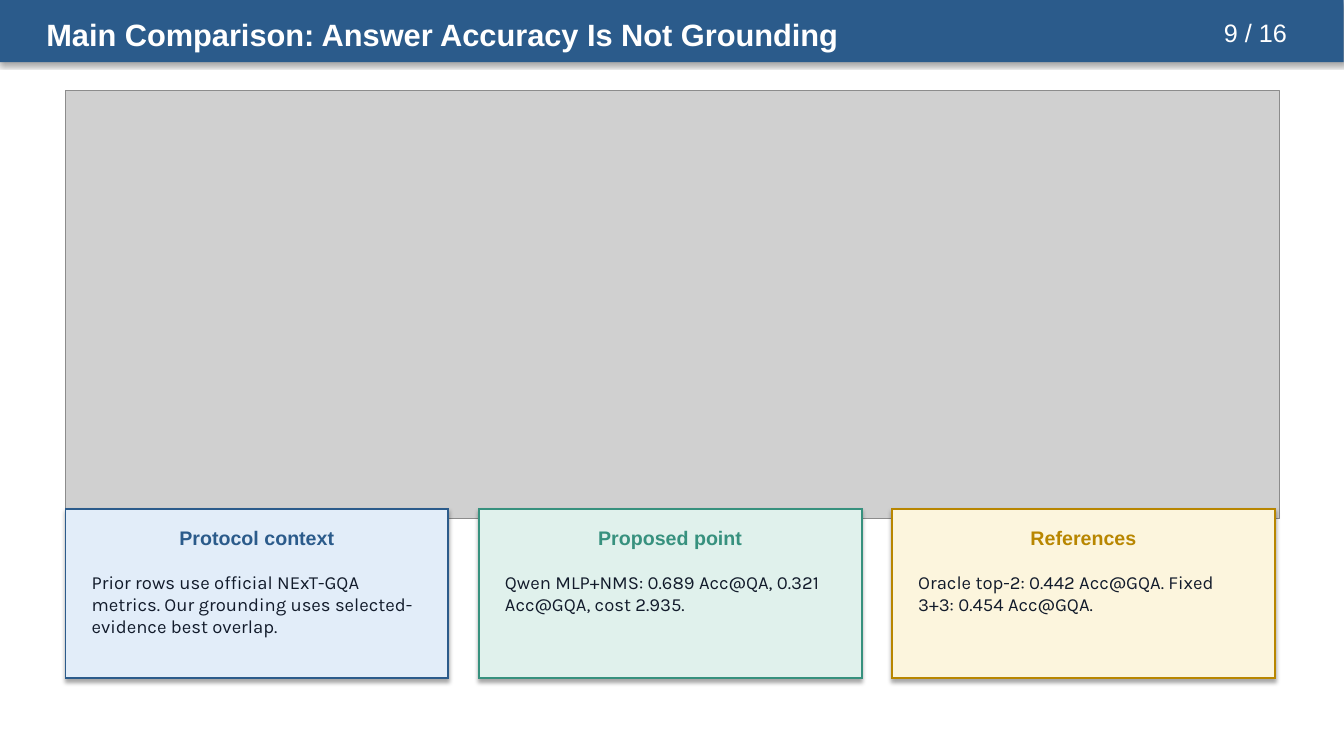
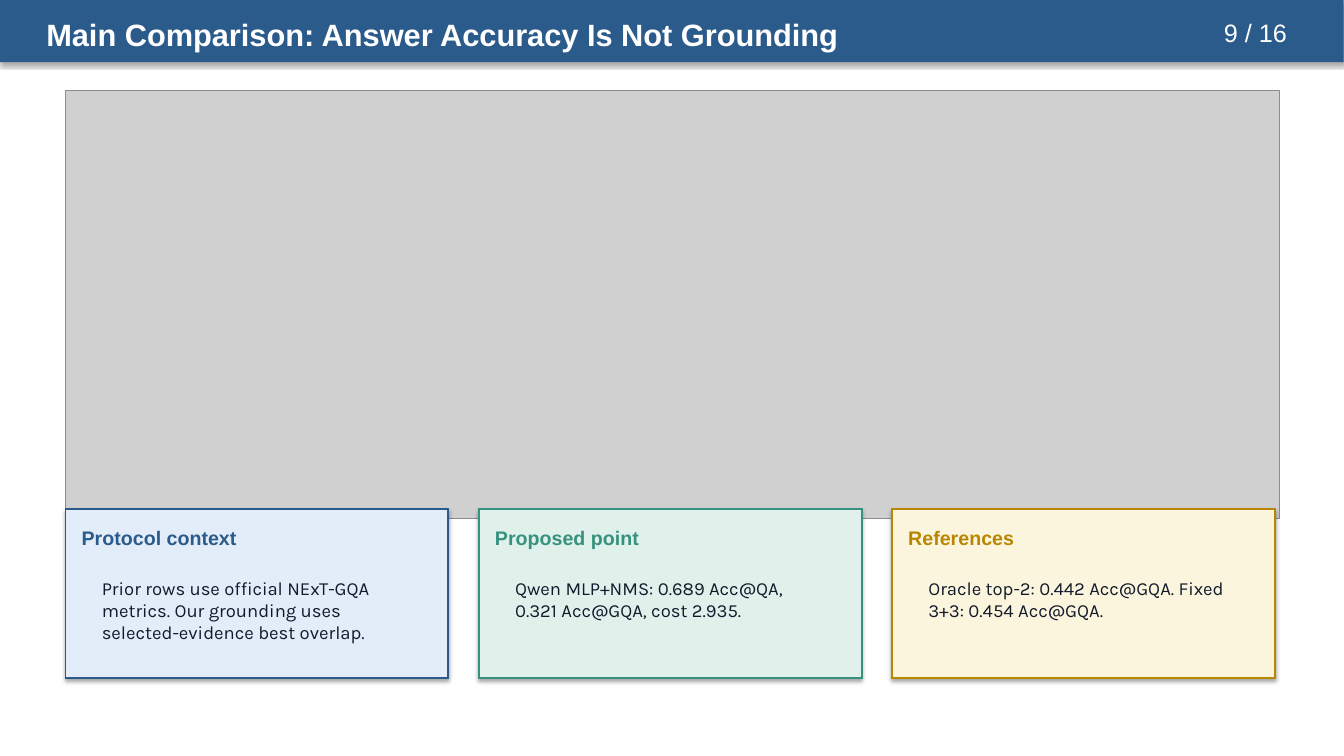
Before and after one commit to riteshthawkar/adaptive-evidence-grounded-videoqa, a slide deck: slide 9 of docs/presentation/adaptive_evidence_acquisition_grounded_videoqa_presentation.pptx. Drawn at 1344x756 pixels with LibreOffice and Linux fonts; fonts in the diff are those of the drawing; grey boxes stand for pictures. Boxes give left, top, right and bottom in pixels: in the first picture for what was removed or moved away, otherwise in the second. Text is boxed around its words. In the diff, an @@ line names an element or a change of style, - is before the commit and + after.

Commit message:
Left align presentation body text

```diff
--- a/docs/presentation/adaptive_evidence_acquisition_grounded_videoqa_presentation.pptx
+++ b/docs/presentation/adaptive_evidence_acquisition_grounded_videoqa_presentation.pptx
@@ alignment centre to left in 3 elements at <box>82,530,237,545</box>, <box>495,531,639,549</box>, <box>908,531,1014,545</box> @@
@@ text "Prior rows use official NExT-GQA ..." rewrapped from <box>92,576,412,638</box> to <box>102,582,369,644</box> @@
@@ text "Qwen MLP+NMS: 0.689 Acc@QA, 0.321 ..." rewrapped from <box>505,577,819,615</box> to <box>515,583,783,621</box> @@
@@ text "Oracle top-2: 0.442 Acc@GQA. Fixed ...": place and size @@
-text "Oracle top-2: 0.442 Acc@GQA. Fixed ..." at <box>918,576,1213,615</box>
+text "Oracle top-2: 0.442 Acc@GQA. Fixed ..." at <box>928,582,1224,621</box>
```
Also in this commit, not shown: 14 other slides changed.
